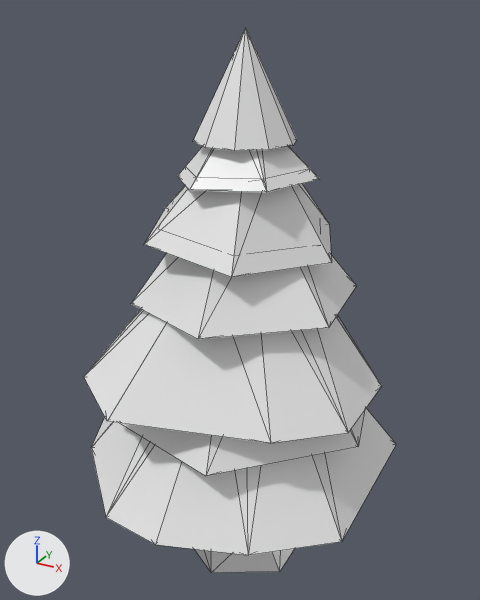
Renders of the OBJ model EmeraldIsle/model/pine.obj from each side of a commit.
Camera for both pictures: a 50 mm camera at (6.1, -11.3, 11.82) aimed at (-0.24, 0.22, 6.06). Arrows for +X, +Y and +Z are at lower left; the lights stay in place. Mesh edges are drawn as thin lines. Where no turn or scale is listed for an object, it has been applied to the vertices.
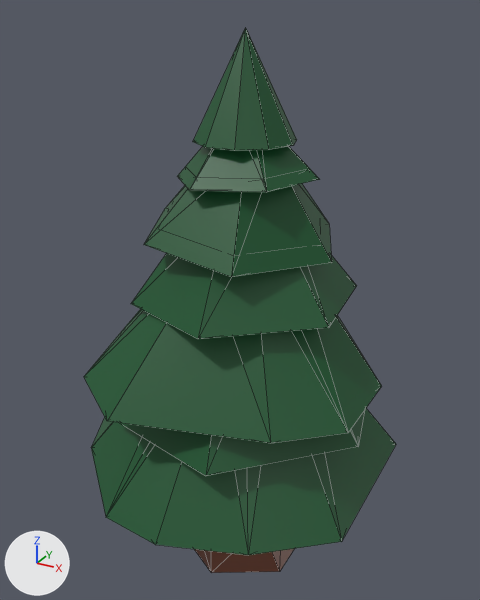
What differs and where, as boxes [x1, y1, x2, y2] in the pictures (480 x 600 px):
'Cylinder.003', recoloured (white to green)
    both: [84, 309, 381, 443]
'Cylinder.001', recoloured (white to green)
    both: [91, 408, 396, 555]
'Cylinder.004', recoloured (white to green)
    both: [131, 253, 357, 339]
'Cylinder.005', recoloured (white to green)
    both: [144, 184, 332, 277]
'Cone', recoloured (white to green)
    both: [193, 28, 297, 151]
'Cylinder.002', recoloured (white to green)
    both: [120, 410, 365, 476]
'Cylinder.006', recoloured (white to green)
    both: [177, 146, 319, 192]
'Cylinder', recoloured (white to brown)
    both: [194, 549, 294, 573]

The change, as a list of edits to the scene's bpy script:
```text
Change mat_vert:
    mat_vert.base_color: (0.8, 0.8, 0.8) -> (0.00273, 0.0844, 0.0212)  # white #e7e7e7 -> dark green #095228
Add mat_marron:
    mat_marron = principled_material('Marron')
    mat_marron.base_color = (0.184, 0.0612, 0.0343)  # brown #774634
Change me_cylinder:
    where me_cylinder.from_pydata(...)  # 18 vertices, 32 faces; spans x -1.63..1.36, y -1.6..2.03, z -0.01..2.99
    remove me_cylinder.materials.append(mat_material_003)  # white #e7e7e7
    add me_cylinder.materials.append(mat_marron)  # brown #774634
Change me_cylinder_001:
    where me_cylinder_001.from_pydata(...)  # 44 vertices, 84 faces; spans x -3.79..3.07, y -3.55..3.55, z 2.32..5.49
    remove me_cylinder_001.materials.append(mat_vert_004)  # white #e7e7e7
    add me_cylinder_001.materials.append(mat_vert)  # dark green #095228
Change me_cylinder_002:
    where me_cylinder_002.from_pydata(...)  # 24 vertices, 44 faces; spans x -2.85..2.96, y -2.95..2.92, z 3.77..6.51
    remove me_cylinder_002.materials.append(mat_vert_006)  # white #e7e7e7
    add me_cylinder_002.materials.append(mat_vert)  # dark green #095228
Change me_cylinder_003:
    where me_cylinder_003.from_pydata(...)  # 40 vertices, 76 faces; spans x -3.05..2.95, y -3.34..3.32, z 4.69..7.43
    remove me_cylinder_003.materials.append(mat_vert_005)  # white #e7e7e7
    add me_cylinder_003.materials.append(mat_vert)  # dark green #095228
Change me_cylinder_004:
    where me_cylinder_004.from_pydata(...)  # 24 vertices, 44 faces; spans x -2.14..2.25, y -2.4..2.34, z 6.2..8.4
    remove me_cylinder_004.materials.append(mat_vert_007)  # white #e7e7e7
    add me_cylinder_004.materials.append(mat_vert)  # dark green #095228
Change me_cylinder_006:
    where me_cylinder_006.from_pydata(...)  # 24 vertices, 44 faces; spans x -1.37..1.43, y -1.38..1.36, z 8.73..10.03
    remove me_cylinder_006.materials.append(mat_vert_008)  # white #e7e7e7
    add me_cylinder_006.materials.append(mat_vert)  # dark green #095228
```
